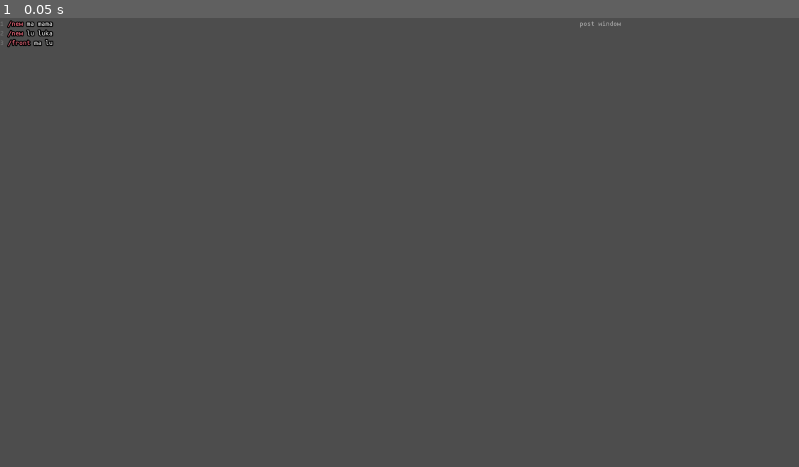
Above: before the commit, frame 1.
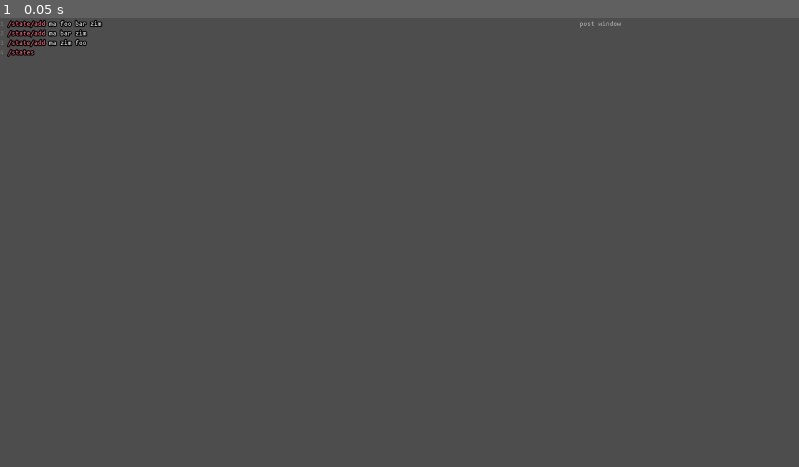
Above: after the commit, the same moment.

Repository: loopier/animatron
Game: Godot game, scene res://main.tscn
Two runs of this game, one before a commit and one after it. Both use one fixed random seed, a clock stepped at 60 frames per second and the inputs below.
Inputs:
- Up to frame 1 (0.05 s): no input

The runs differ from the first frame. In frame 1, 0.3% of the frame differs, in the area x 0-13%, y 0-9%.

Commit message:
Reimplement state machine handling.
- discard signal emitting in `CommandInterface` in favour of setting variable from `Main`.

Diff:
--- a/CommandInterface.gd
+++ b/CommandInterface.gd
@@ -11,11 +11,6 @@
 signal command_finished(msg, sender)
 signal command_error(msg, sender)
 signal command_file_loaded(cmds)
-
-signal list_states()
-signal add_state(machine, state, commands)
-signal free_state(machine, state)
-signal next_state(machine)
 
 var ocl := preload("res://ocl.gd").new()
 var status := preload("res://Status.gd")
@@ -25,6 +20,7 @@
 @onready var postWindow: Node
 @onready var actorsNode: Node
 @onready var routinesNode: Node
+@onready var stateMachines: Dictionary
 var animationsLibrary: SpriteFrames ## The meta node containing these frames needs to be initialized in _ready
 var assetsPath := "user://assets"
 var animationAssetsPath := assetsPath + "/animations"
@@ -67,7 +63,7 @@
 	"/routine/stop": CommandDescription.new(stopRoutine, "name:s", "Stop the routine named NAME."),
 	"/routine/free": CommandDescription.new(freeRoutine, "name:s", "Remove the routine named NAME"),
 	# state machine
-	"/state/add": CommandDescription.new(addState, "actor:s new:s ... next:s", "Add a NEW state to the ACTOR's state machine. NEXT states is an arbitrary number of next possible states. States are animation names.", Flags.asArray(true)),
+	"/state/add": CommandDescription.new(addState, "actor:s new:s next:s", "Add a NEW state to the ACTOR's state machine. NEXT states is an arbitrary number of next possible states. States are /defs.", Flags.asArray(true)),
 	"/states": CommandDescription.new(listStates, "", "Get a list of states for the given ACTOR."),
 	"/state/free": CommandDescription.new(freeState, "actor:s state:s", "Remove the STATE from the ACTOR's state machine."),
 	"/state/next": CommandDescription.new(nextState, "actor:s", "Change ACTOR to next STATE."),
@@ -760,22 +756,33 @@
 	return Status.ok(true)
 
 func listStates() -> Status:
-	list_states.emit()
-	return Status.ok()
+	var machines := stateMachines.keys()
+	machines.sort()
+	var msg := "State machines:"
+	for machine in machines:
+		msg += "%s(%s): %s" % [machine, stateMachines[machine].status(), stateMachines[machine].list()]
+	return Status.ok(machines, msg)
 
 func addState(args: Array) -> Status:
-	add_state.emit(args[0], args[1], args.slice(2))
-#	list_states.emit()
-	return Status.ok()
+	var machineName = args[0]
+	if not(stateMachines.has(machineName)):
+		var machine = StateMachine.new()
+		machine.name = machineName
+		stateMachines[machineName] = machine
+	stateMachines[machineName].addState(args[1], args.slice(2))
+	return Status.ok(stateMachines[machineName])
 
 func freeState(machine: String, state: String) -> Status:
-	free_state.emit(machine, state)
-	return Status.ok()
+	if stateMachines.has(machine):
+		stateMachines[machine].removeState(state)
+		return Status.ok(true, "%s -> Removed state: %s" % [machine, state])
+	return Status.error("Machine not found: %s" % [machine])
 
 func nextState(machine: String) -> Status:
-#	Log.debug("next state:%s" % [machine])
-	next_state.emit(machine)
-	return Status.ok()
+	if stateMachines.has(machine):
+		stateMachines[machine].next()
+		return Status.ok(true, "%s -> Next state: %s" % [machine, stateMachines[machine].status()])
+	return Status.error("Machine not found: %s" % [machine])
 
 func rotate(args: Array) -> Status:
 	return setRelativeProperty(["/rotation/degrees"] + args)
--- a/Main.gd
+++ b/Main.gd
@@ -9,7 +9,8 @@
 @onready var lastSender : String = "localhost"
 @onready var Routine := preload("res://RoutineNode.tscn")
 @onready var routines := get_node("Routines")
-var StateMachine := preload("res://StateMachine.gd")
+@onready var StateMachine := preload("res://StateMachine.gd")
+@onready var stateMachines := {}
 var OpenControlLanguage := preload("res://ocl.gd")
 var ocl: OpenControlLanguage
 var config := preload("res://Config.gd").new()
@@ -19,8 +20,6 @@
 var rnd := RandomNumberGenerator.new()
 
 @onready var animationsLibrary : SpriteFrames
-
-@onready var stateMachines := {}
 
 func _ready():
 	Log.setLevel(Log.LOG_LEVEL_VERBOSE)
@@ -33,10 +32,6 @@
 	cmdInterface.command_finished.connect(_on_command_finished)
 	cmdInterface.command_error.connect(_on_command_error)
 	cmdInterface.command_file_loaded.connect(_on_command_file_loaded)
-	cmdInterface.list_states.connect(_on_list_states)
-	cmdInterface.add_state.connect(_on_add_state)
-	cmdInterface.free_state.connect(_on_free_state)
-	cmdInterface.next_state.connect(_on_next_state)
 
 	var animationsLibraryNode = AnimatedSprite2D.new()
 	animationsLibraryNode.set_sprite_frames(SpriteFrames.new())
@@ -46,6 +41,7 @@
 	cmdInterface.actorsNode = get_node("Actors")
 	cmdInterface.postWindow = get_node("HSplitContainer/VBoxContainer/PostWindow")
 	cmdInterface.routinesNode = get_node("Routines")
+	cmdInterface.stateMachines = Dictionary(stateMachines)
 
 	ocl = OpenControlLanguage.new()
 	editor.eval_code.connect(_on_eval_code)
@@ -174,34 +170,3 @@
 func _on_routine_finished(name: String):
 	#_on_free_routine(name)
 	pass
-
-## List all state machines
-func _on_list_states():
-	# FIX: change to send OSC
-	Log.info("State machines:")
-	var machines = stateMachines.keys()
-	machines.sort()
-	for machine in machines:
-		Log.info("%s(%s): %s" % [machine, stateMachines[machine].status(), stateMachines[machine].list()])
-
-## Add a [param state] with a list of possible [param next] states to a [param machine].
-func _on_add_state(machine: String, state: String, next: Array):
-	if not stateMachines.has(machine):
-		stateMachines[machine] = StateMachine.new()
-		stateMachines[machine].name = machine
-	stateMachines[machine].addState(state, next)
-
-## Remove a [param state] from a [param machine] -- wildcard matching
-func _on_free_state(machine: String, state: String):
-	# There's no wildcard matching for Dictionary so we need to implement it ourselves
-	for machineKey in stateMachines.keys():
-		if machineKey.match(machine):
-			stateMachines[machineKey].removeState(state)
-			if stateMachines[machineKey].isEmpty():
-				stateMachines.erase(machineKey)
-
-func _on_next_state(machine: String):
-	for machineKey in stateMachines.keys():
-		if machineKey.match(machine):
-			stateMachines[machineKey].next()
-			cmdInterface.parseCommand(stateMachines[machineKey].status(), [], "")
--- a/main.tscn
+++ b/main.tscn
@@ -36,9 +36,10 @@
 theme = ExtResource("3_fotw2")
 theme_override_colors/font_outline_color = Color(0, 0, 0, 1)
 theme_override_constants/outline_size = 10
-text = "/new ma mama
-/new lu luka
-/front ma lu"
+text = "/state/add ma foo bar zim
+/state/add ma bar zim
+/state/add ma zim foo
+/states"
 placeholder_text = "code editor"
 caret_type = 1
 syntax_highlighter = SubResource("CodeHighlighter_833ra")
